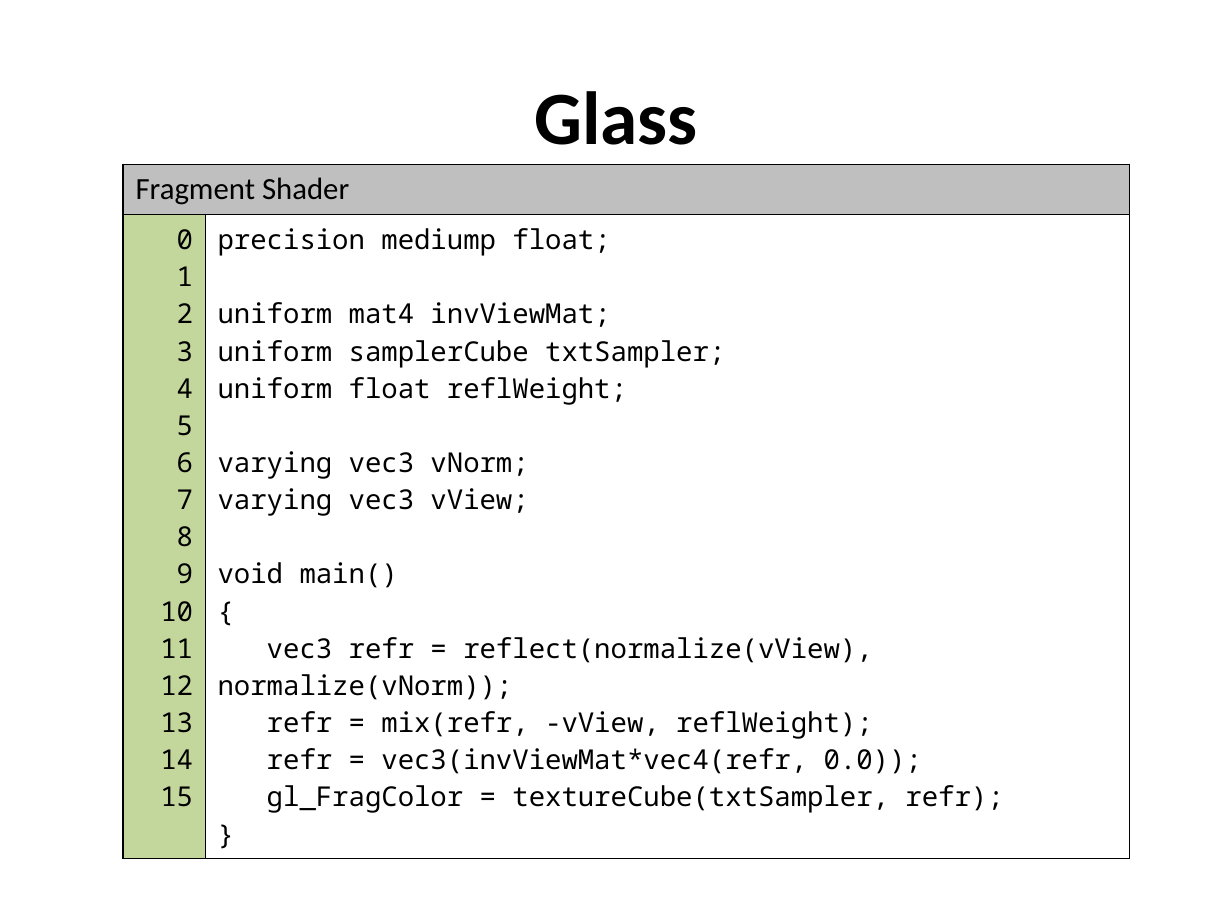
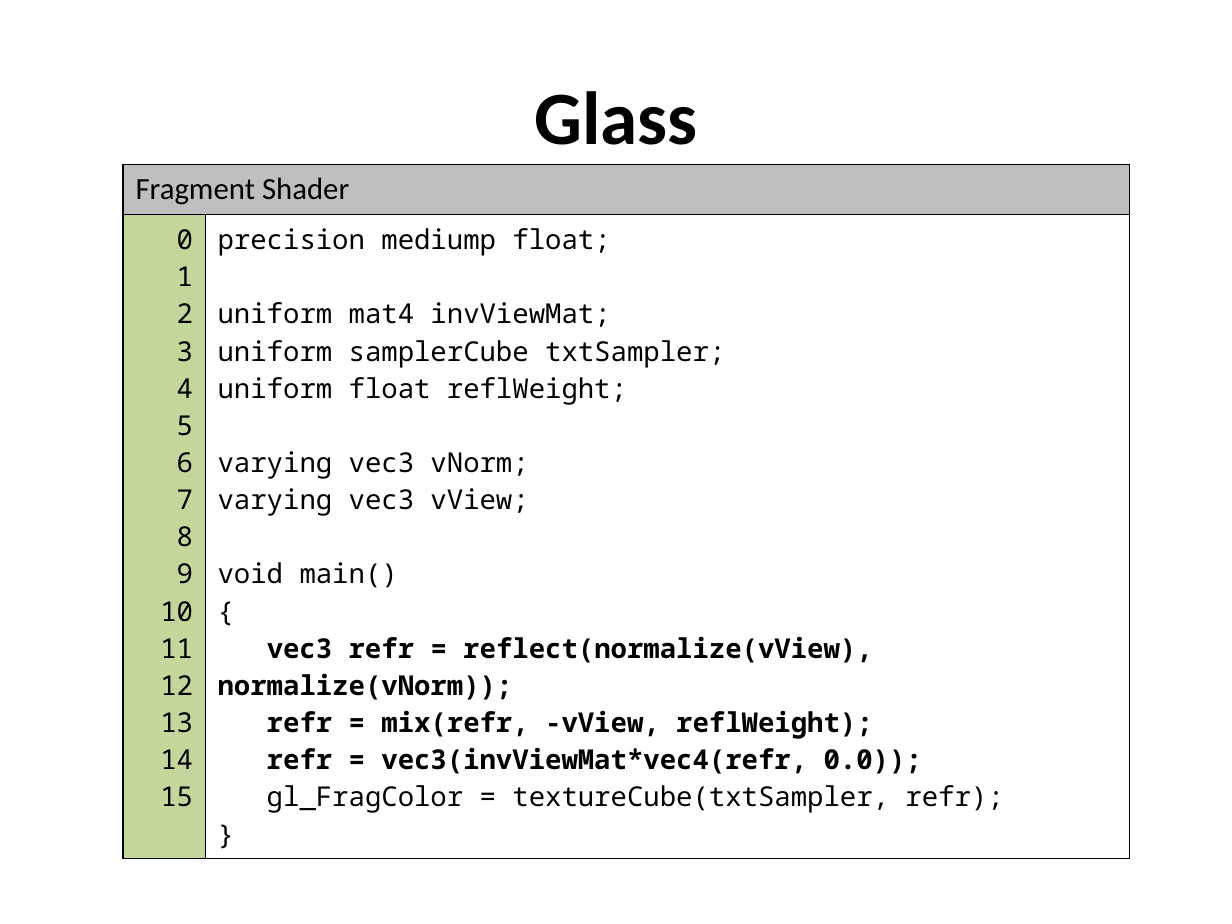
Before and after one commit to grantnelson-wf/webgl-fun, a slide deck: slide 25 of docs/Slides.pptx (slide 18 before the commit). Drawn at 1232x924 pixels with LibreOffice and Linux fonts; fonts in the diff are those of the drawing; background and template pictures are left out. Boxes give left, top, right and bottom in pixels: in the first picture for what was removed or moved away, otherwise in the second. Text is boxed around its words. In the diff, an @@ line names an element or a change of style, - is before the commit and + after.

```diff
--- a/docs/Slides.pptx
+++ b/docs/Slides.pptx
@@ table at <box>123,164,1130,817</box> @@
@@ bold on in "vec3 refr = reflect(normalize(vView), normalize(vNorm));", "refr = mix(refr, -vView, reflWeight);", "refr = vec3(invViewMat*vec4(refr, 0.0));" @@
```
Also in this commit, not shown: 17 other slides changed, 12 slides added, 3 slides removed, 1 other file.
